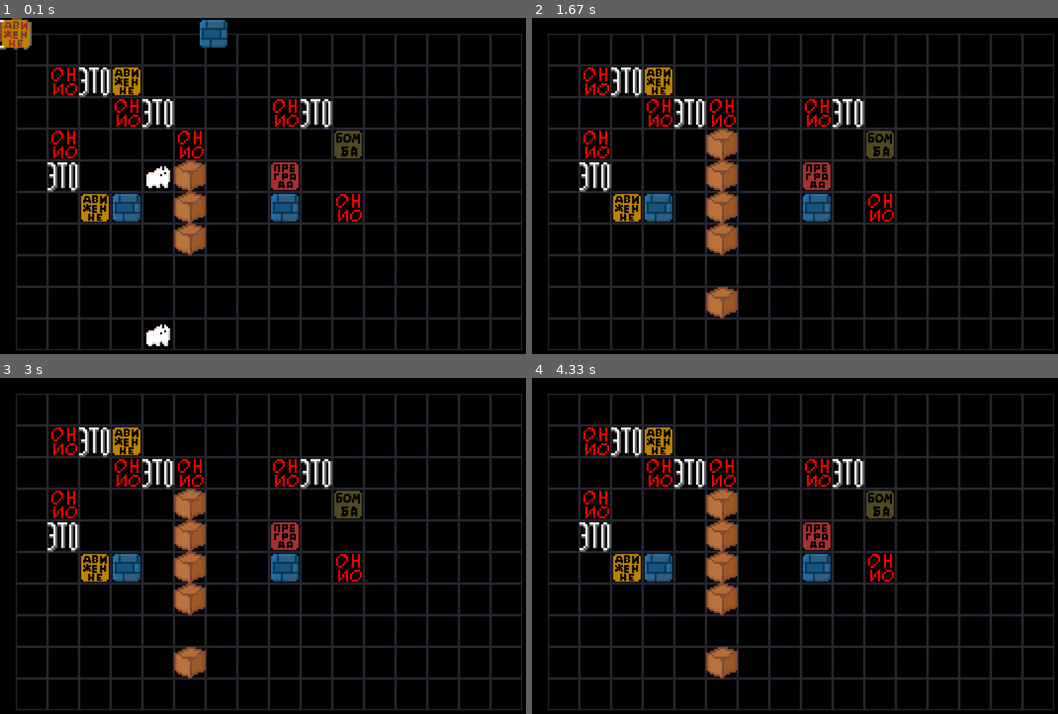
Above: before the commit, frames 1-4 (two rows, left to right).
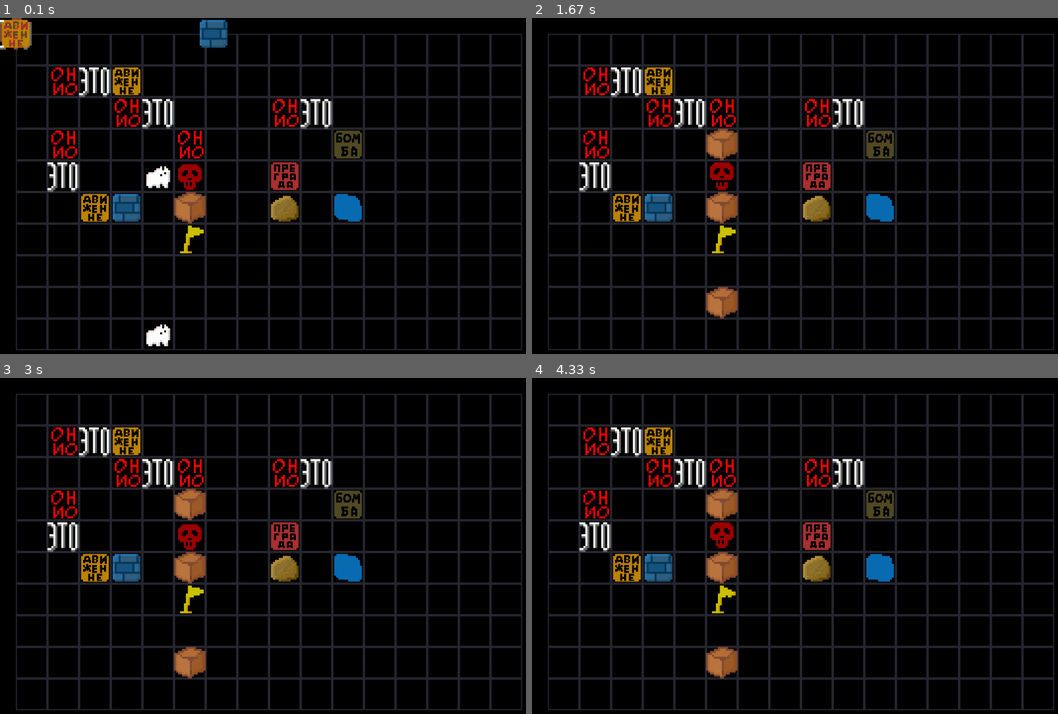
Above: after the commit, the same moments.

Repository: DIVERSIUMx/pygame-project
Game: pygame game, started from main.py
Same seed, same stepped clock (60 frames per second), same inputs: the game is played once before the commit and once after it.
Inputs:
- Up to frame 1 (0.1 s): no input
- Up to frame 2 (1.67 s): hold D 0.33-0.8 s; hold W 0.83-1.13 s; hold D 1.17-1.63 s
- Up to frame 3 (3 s): hold A 1.67-2.2 s; tap K at 1.82 s
- Up to frame 4 (4.33 s): no input

The runs differ from the first frame. In frame 1, 1.8% of the frame differs, in the area x 33-69%, y 42-71%; in frame 2, 1.8%; in frame 3, 1.8%; in frame 4, 1.8%.

Commit message:
skull, water, flag, rock complited

Diff:
--- a/items.py
+++ b/items.py
@@ -74,13 +74,29 @@
 
 
 class Rock(MegaItems):
+    sprite = ItemSprite("water", load_image("rock.png"))
     name = "Rock"
     color = 'orange'
     rule = Rule()
 
 
 class Water(MegaItems):
+    sprite = ItemSprite("water", load_image("water.png"), 6)
     name = "Water"
+    color = (0, 0, 255)
+    rule = Rule()
+
+
+class Flag(MegaItems):
+    sprite = ItemSprite("flag", load_image("flag.png"), 6)
+    name = "Flag"
+    color = (0, 0, 255)
+    rule = Rule()
+
+
+class Skull(MegaItems):
+    sprite = ItemSprite("skull", load_image("skull.png"), 4)
+    name = "Flag"
     color = (0, 0, 255)
     rule = Rule()
 
@@ -89,5 +105,7 @@
 test_board = MainBoard(16, 10, 80)
 moris = Moris(board)
 wall = Wall(board)
+flag = Flag(board)
 box = Box(board)
 rock = Rock(board)
+skull = Skull(board)
--- a/main.py
+++ b/main.py
@@ -16,13 +16,13 @@
     self.rules[items.Moris].you = True
     # self.rules[items.Moris].weak = False
 
-    self.board[6][5] = [items.box]
-    self.board[4][5] = [items.box]
+    self.board[6][5] = [items.flag]
+    self.board[4][5] = [items.skull]
     self.board[5][5] = [items.box]
     self.rules[items.Box].set_colide_type(90)
     # self.rules[items.Box].weak = True
 
-    self.board[5][8] = [items.wall]
+    self.board[5][8] = [items.rock]
     self.board[1][1] = [Rules_and_blocks.ActiveBlocksObject("wall", self)]
     self.board[1][2] = [Rules_and_blocks.ActiveBlocksIS(self)]
     self.board[1][3] = [Rules_and_blocks.ActiveBlocksAction("push", self)]
Binary file added: data/sprite/flag.png
Binary file added: data/sprite/rock.png
Binary file added: data/sprite/skull.png
Binary file added: data/sprite/water.png
